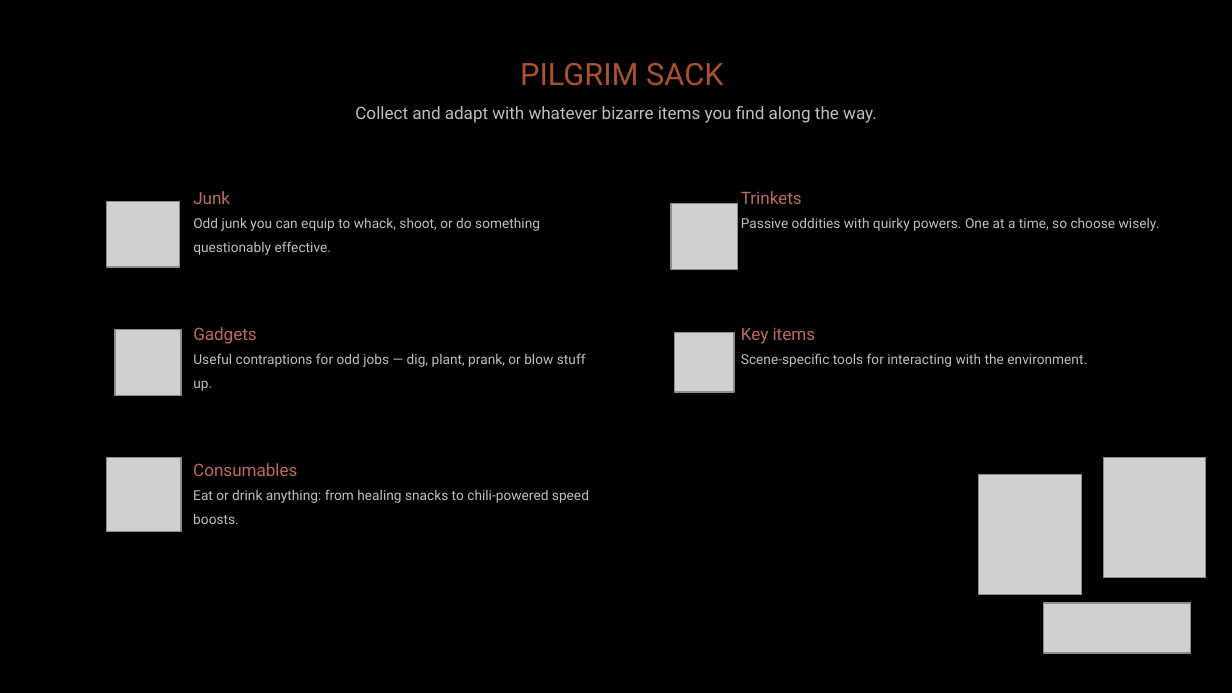
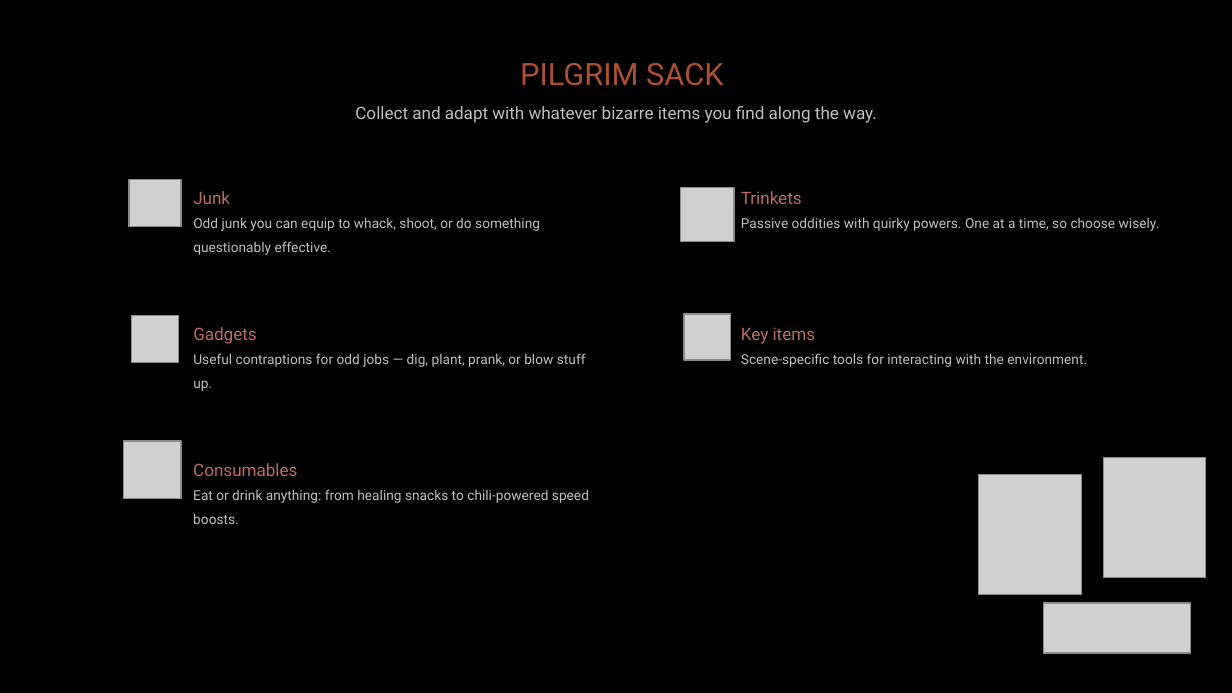
Before and after one commit to diegohcanepa/Remizione, a slide deck: slide 9 of Pitch Deck.pptx. Drawn at 1232x693 pixels with LibreOffice and Linux fonts; fonts in the diff are those of the drawing; grey boxes stand for pictures; background and template pictures are left out. Boxes give left, top, right and bottom in pixels: in the first picture for what was removed or moved away, otherwise in the second. Text is boxed around its words. In the diff, an @@ line names an element or a change of style, - is before the commit and + after.

```diff
--- a/Pitch Deck.pptx
+++ b/Pitch Deck.pptx
@@ picture: place and size @@
-picture at box(107, 201, 180, 266)
+picture at box(129, 180, 181, 227)
@@ picture: place and size @@
-picture at box(671, 203, 738, 270)
+picture at box(680, 187, 734, 241)
@@ picture: place and size @@
-picture at box(115, 329, 180, 394)
+picture at box(132, 315, 179, 362)
@@ picture: place and size @@
-picture at box(674, 333, 733, 392)
+picture at box(684, 314, 731, 361)
@@ picture: place and size @@
-picture at box(107, 457, 181, 531)
+picture at box(123, 441, 181, 499)
```
Also in this commit, not shown: 5 other slides changed.
